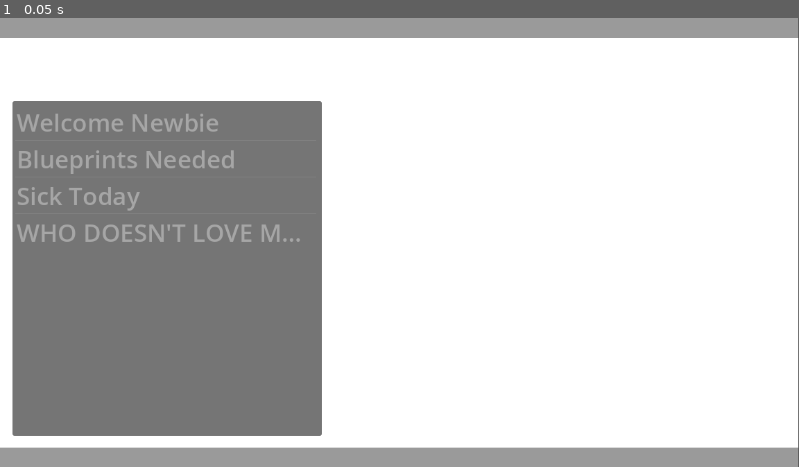
Above: before the commit, frame 1.
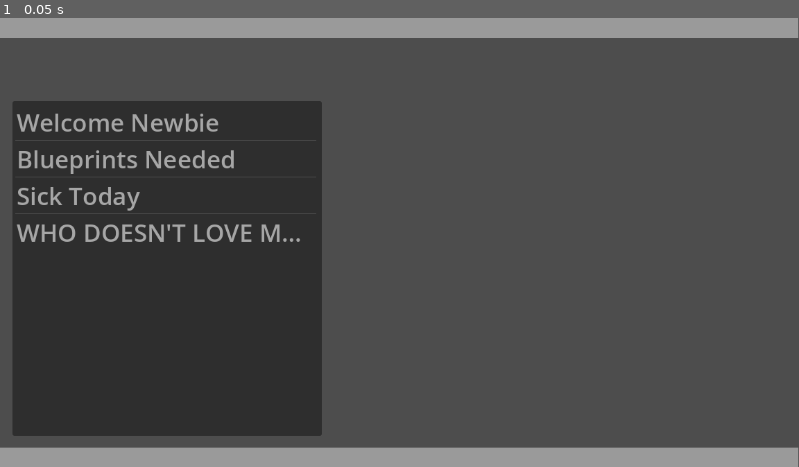
Above: after the commit, the same moment.

Repository: SeanGreeley/2025-Chillennium-Drury
Game: Godot game, scene res://scenes/GameMain.tscn
Same seed, same stepped clock (60 frames per second), same inputs: the game is played once before the commit and once after it. The project has no main scene, so this scene is started directly.
Inputs:
- Up to frame 1 (0.05 s): no input

The runs differ from the first frame. In frame 1, 90% of the frame differs, in the area x 0-100%, y 4-96%.

Commit message:
Boot Image Fix

Diff:
--- a/project.godot
+++ b/project.godot
@@ -12,7 +12,7 @@
 
 config/name="Chillenium 2025 Game"
 config/features=PackedStringArray("4.3", "GL Compatibility")
-boot_splash/image="res://assets/DIGS_DESIGN_3_1.webp"
+boot_splash/image="res://assets/DIGS_DESIGN_3_1.png"
 config/icon="res://assets/icon.svg"
 
 [autoload]
--- a/scenes/GameMain.tscn
+++ b/scenes/GameMain.tscn
@@ -8,6 +8,7 @@
 script = ExtResource("1_3swdg")
 
 [node name="ColorRect" type="ColorRect" parent="."]
+visible = false
 layout_mode = 0
 offset_right = 1151.0
 offset_bottom = 649.0
@@ -27,12 +28,8 @@
 offset_left = 489.0
 offset_top = 122.0
 offset_right = 908.0
-offset_bottom = 633.0
+offset_bottom = 510.0
 tooltip_text = "Email View Box: After clicking on an email to the left, the email will show up here."
-
-[node name="ColorRect2" type="ColorRect" parent="VBoxContainer"]
-layout_mode = 2
-color = Color(0.605274, 0.605274, 0.605274, 1)
 
 [node name="ColorRect2" type="ColorRect" parent="."]
 offset_top = 620.0
Binary file added: assets/DIGS_DESIGN_3_1.png
Not shown, changed: assets/DIGS_DESIGN_3_1.png.import
Binary file removed: assets/DIGS_DESIGN_3_1.webp
